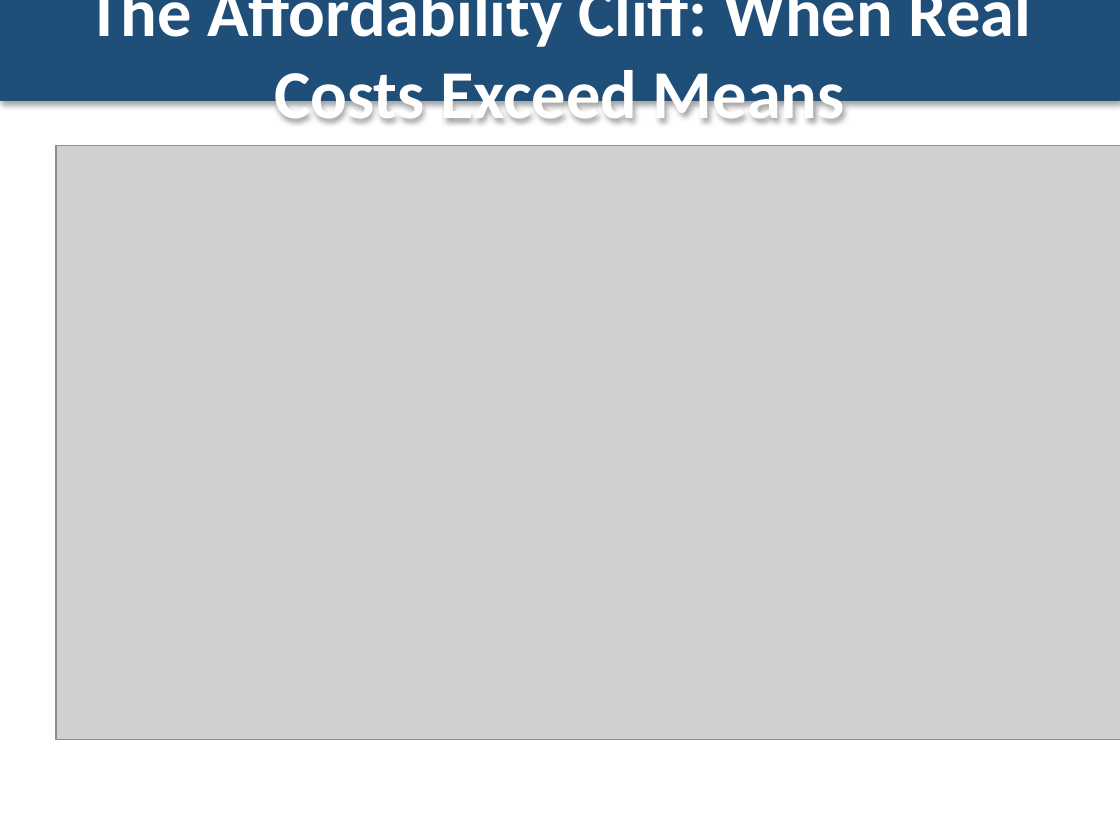
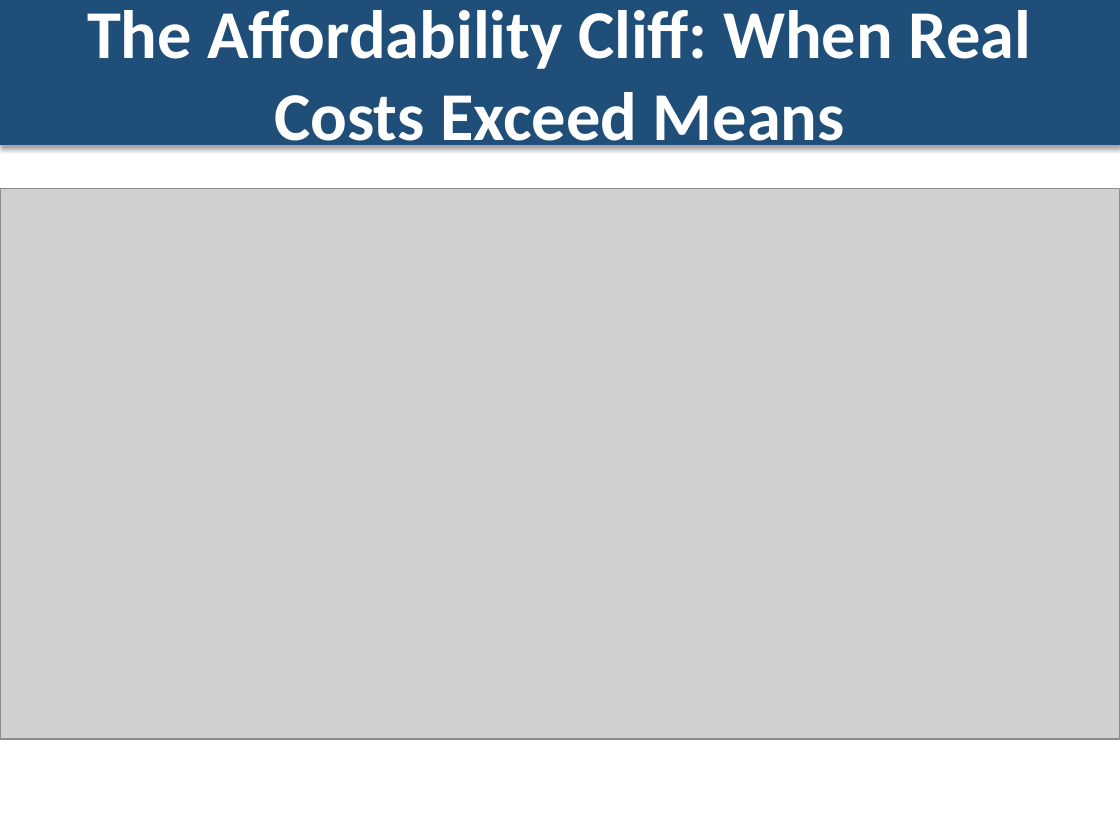
Before and after one commit to horaciofonseca-dev/snipping-prices-tool, a slide deck: slide 6 of CAPSTONE_DELIVERABLES/Snipper_Tool_Reality_vs_Official_Paris.pptx. Drawn at 1120x840 pixels with LibreOffice and Linux fonts; fonts in the diff are those of the drawing; grey boxes stand for pictures. Boxes give left, top, right and bottom in pixels: in the first picture for what was removed or moved away, otherwise in the second. Text is boxed around its words. In the diff, an @@ line names an element or a change of style, - is before the commit and + after.

```diff
--- a/CAPSTONE_DELIVERABLES/Snipper_Tool_Reality_vs_Official_Paris.pptx
+++ b/CAPSTONE_DELIVERABLES/Snipper_Tool_Reality_vs_Official_Paris.pptx
@@ rectangle "The Affordability Cliff: When Real ...": place and size @@
-rectangle "The Affordability Cliff: When Real ..." at (0,0,1120,101)
+rectangle "The Affordability Cliff: When Real ..." at (0,0,1120,144)
@@ picture: place and size @@
-picture at (56,146,1120,739)
+picture at (0,189,1120,739)
```
Also in this commit, not shown: 18 other slides changed, 5 slides removed, 24 other files.
